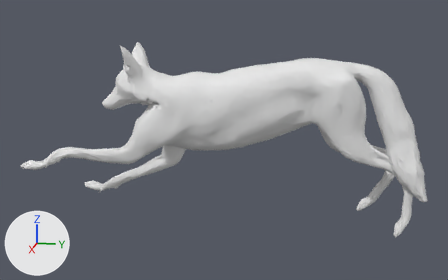
What one commit did to the glTF model 42/media/models_X/Skinned/KWC_Coyote.glb.
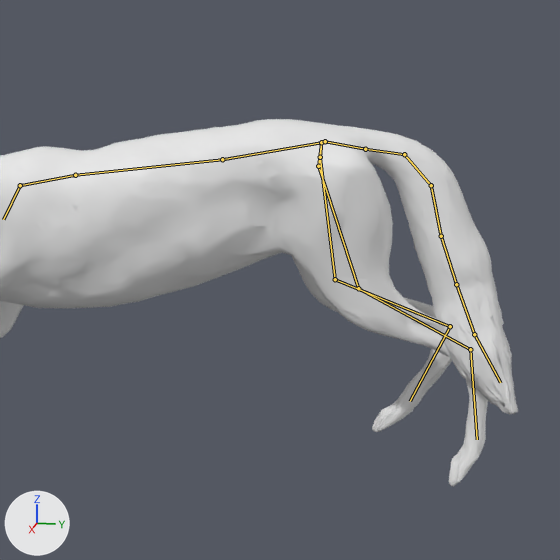
Each version is shown whole from a 50 mm lens placed at (0.926, 0.062, 0.372), pointed at (0.011, -0.121, 0.144), then close up on the part from 39% to 100% of the width and 0% to 98% of the height. Lighting does not change. The marker at lower left points along +X, +Y and +Z. The last two pictures show the newer version. Both versions are drawn at frame 8 of the action 'Rac_Run'; the numbers are the values there. The bones that change, and the others that lie on the model, are drawn over the model as lines in the close-ups.

Names of what the first close-up shows: 'output_unwrapped'.
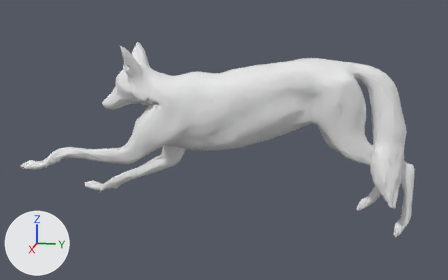
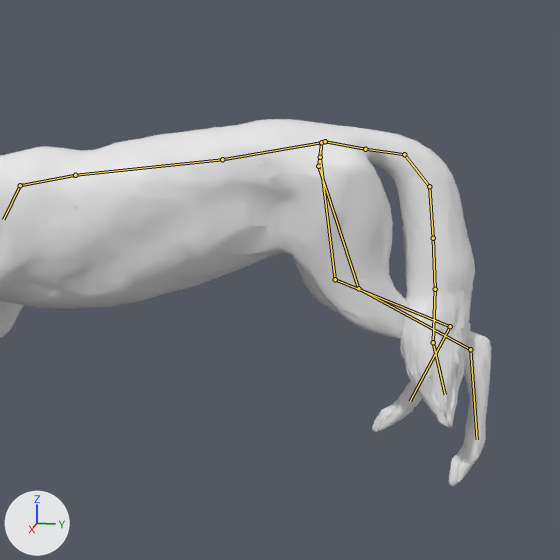
What differs and where, as boxes [x1, y1, x2, y2] in the close-ups (560 x 560 px):
'output_unwrapped', posed: before [0, 119, 518, 487]; after [0, 119, 492, 487]
bone 'tail02', root to tip: before (404, 154) to (431, 185); after (404, 154) to (429, 186)
bone 'tail03', root to tip: before (431, 185) to (441, 236); after (429, 186) to (433, 238)
bone 'tail04', root to tip: before (441, 236) to (456, 284); after (433, 238) to (435, 289)
bone 'tail05', root to tip: before (456, 284) to (474, 334); after (435, 289) to (433, 342)

The change, as a list of edits to the scene's bpy script:
```text
Change bone_tail02:
    where bone_tail02 = bpy.data.objects['Armature'].pose.bones['tail02']  # child of 'tail01'
    bone_tail02.rotation_quaternion: (1.0, -0.012, 0.02, 0.0) -> (1.0, -0.012, 0.0, 0.02)  # degrees (-1, 2, 0) -> degrees (-1, 0, 2)
Change bone_tail03:
    where bone_tail03 = bpy.data.objects['Armature'].pose.bones['tail03']  # child of 'tail02'
    bone_tail03.rotation_quaternion: (0.999, -0.011, 0.05, 0.001) -> (0.999, -0.011, -0.001, 0.05)  # degrees (-1, 6, 0) -> degrees (-1, 0, 6)
Change bone_tail04:
    where bone_tail04 = bpy.data.objects['Armature'].pose.bones['tail04']  # child of 'tail03'
    bone_tail04.rotation_quaternion: (0.998, 0.014, 0.066, -0.001) -> (0.998, 0.014, 0.001, 0.066)  # degrees (2, 8, 0) -> degrees (2, 0, 8)
Change bone_tail05:
    where bone_tail05 = bpy.data.objects['Armature'].pose.bones['tail05']  # child of 'tail04'
    bone_tail05.rotation_quaternion: (0.998, 0.029, 0.051, -0.001) -> (0.998, 0.029, 0.001, 0.051)  # degrees (3, 6, 0) -> degrees (3, 0, 6)
```
